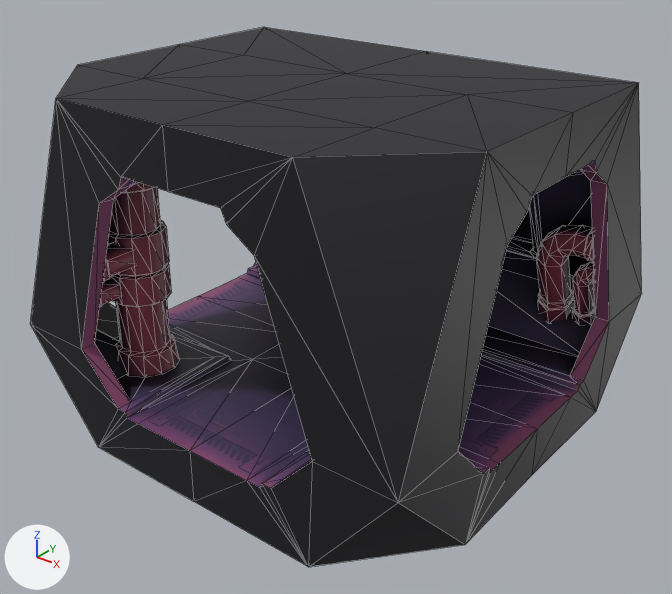
Renders of the glTF model assets/models/pcg_modules/mod_Tshape.glb from each side of a commit.
Rendered twice from a camera (50 mm lens) standing at (5.91, -7.57, 5.4) and looking at (0.05, -0.25, 0.86). Every picture has the same lights, and +X, +Y and +Z are marked at lower left. Mesh edges are drawn as thin lines. Vertices at the same position are counted once.
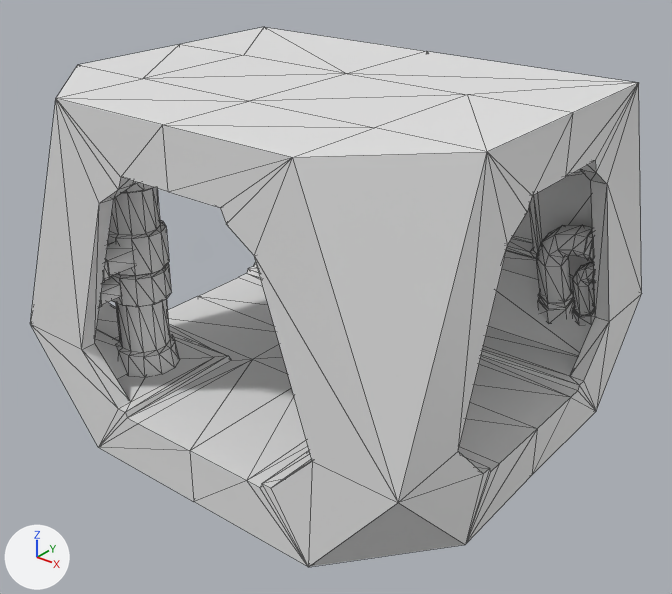
Changed parts and their boxes (x1, y1, x2, y2) in the pictures (672 x 594 px):
part 1 of me_plane_014, recoloured: (30, 27, 642, 567) in both
part 2 of me_plane_014, recoloured (black to grey): (512, 208, 533, 243) in both
part 3 of me_plane_014, recoloured (brown to grey): (100, 183, 595, 376) in both

Edits to the bpy script that builds the scene:
```text
Change me_plane_014:
    where me_plane_014.from_pydata(...)  # 1176 vertices, 2128 faces; spans x -2.5..2.5, y -2.5..2.5, z -0.63..3.29
    used by ob_plane_014; location = (0.0, 0.0, 0.0)
    me_plane_014 part 1: all 728 faces that had it switch from mat_m_seg_t (picture img_seg_t) to no material
    me_plane_014 part 2: all 16 faces that had it switch from mat_m_glass (picture img_seg_window_psd) to no material
    me_plane_014 part 3: all 1384 faces that had it switch from mat_m_pipes (picture img_pipes_psd) to no material
```
